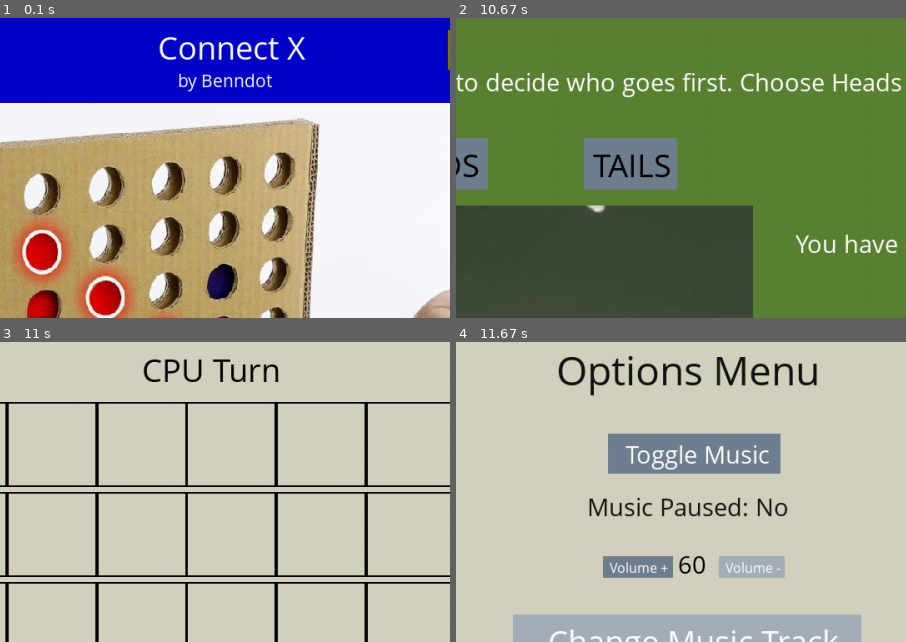
Above: before the commit, frames 1-4 (two rows, left to right).
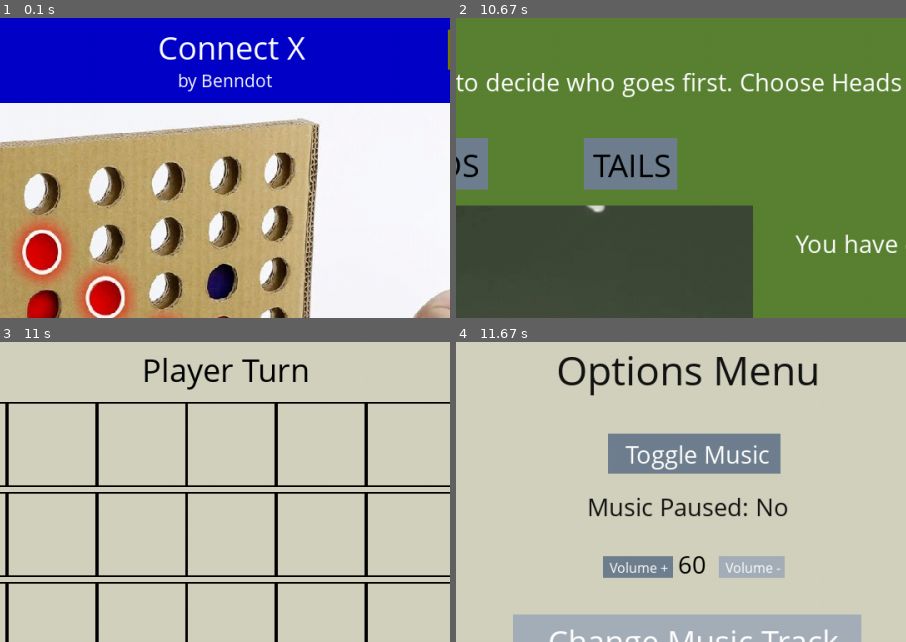
Above: after the commit, the same moments.

Repository: Benndot/Connect-X-Pygame
Game: pygame game, started from pygame_tictactoe.py
Same seed, same stepped clock (60 frames per second), same inputs: the game is played once before the commit and once after it.
Inputs (mouse positions are % of the whole screen's width and height, from its top left):
- Up to frame 1 (0.1 s): no input
- Up to frame 2 (10.67 s): click "Start" at 0.42 s; click "0. Play Game" at 0.77 s; press the mouse at (44, 57) at 1.03 s; move the mouse to (46, 49) at 1.13 s; release the mouse at (48, 41) at 1.27 s; click "4. Tic-Tac-Toe" at 1.43 s; click "HEADS" at 1.78 s; click "TAILS" at 3.77 s; move the mouse to (45, 25) at 5.23 s; click (45, 25) at 5.4 s; click (53, 84) at 10.57 s
- Up to frame 3 (11 s): no input
- Up to frame 4 (11.67 s): click "Options Menu" at 11.02 s; click "Volume +" at 11.37 s
The pictures show only the part of the screen within x 24-74%, y 0-50%; the shares and areas given below are measured in that part.

Frames 1-2 are identical in both runs. In frame 3, 1.5% of the frame differs, in the area x 31-69%, y 5-16%; in frame 4, nothing differs.

Commit message:
rearranged code, made tictactoe header dynamic
moved the code for the options section before the tictactoe game code. Made it so that the header in the actual tictactoe game screen starts off by listing the turn player as whoever won the coin flip.

Diff:
--- a/pygame_tictactoe.py
+++ b/pygame_tictactoe.py
@@ -36,7 +36,7 @@
             return fallback
 
 
-def object_save_value(file, obj):
+def obtain_save_value(file, obj):
     # Determines via the persistent data saved to shelve file what a given Stat object's saved value is
 
     # Maybe we could save custom game modes using this?
@@ -241,8 +241,8 @@
     board = current_mode.board  # The board of the active game format
     player_symbol: str = var_save_value(save_file, "player_symbol", "X")
     enemy_symbol: str = var_save_value(save_file, "enemy_symbol", "O")
-    session_counter = 0
-    priority = True
+    session_counter: int = 0
+    priority: bool = True
 
 
 active_game = connect4  # The active game format in use
@@ -279,15 +279,15 @@
 
 print("Initializing save data... ")
 
-wins.value = object_save_value(save_file, wins)
-losses.value = object_save_value(save_file, losses)
-ties.value = object_save_value(save_file, ties)
-
-ReplayManager.r1 = object_save_value(save_file, ReplayManager.r1)
-ReplayManager.r2 = object_save_value(save_file, ReplayManager.r2)
-ReplayManager.r3 = object_save_value(save_file, ReplayManager.r3)
-ReplayManager.r4 = object_save_value(save_file, ReplayManager.r4)
-ReplayManager.r5 = object_save_value(save_file, ReplayManager.r5)
+wins.value = obtain_save_value(save_file, wins)
+losses.value = obtain_save_value(save_file, losses)
+ties.value = obtain_save_value(save_file, ties)
+
+ReplayManager.r1 = obtain_save_value(save_file, ReplayManager.r1)
+ReplayManager.r2 = obtain_save_value(save_file, ReplayManager.r2)
+ReplayManager.r3 = obtain_save_value(save_file, ReplayManager.r3)
+ReplayManager.r4 = obtain_save_value(save_file, ReplayManager.r4)
+ReplayManager.r5 = obtain_save_value(save_file, ReplayManager.r5)
 
 # Initialize list after save data is potentially retrieved
 replay_list: list = [ReplayManager.r1, ReplayManager.r2, ReplayManager.r3, ReplayManager.r4, ReplayManager.r5]
@@ -296,17 +296,9 @@
 enemy_symbol: str = var_save_value(save_file, "enemy_symbol", "O")
 
 # Initialize the user-made custom mode, if it exists in the save file
-custom_mode = object_save_value(save_file, custom_mode)
+custom_mode = obtain_save_value(save_file, custom_mode)
 
 # When game mode win counters start being tracked, their "shelve" name will be obj.name.strip() (to remove spaces)
-
-# ----------------------------------------------------------------------------------------------------------------------
-# 7. Menu, game mode selection (and creation), and board display functions
-
-
-def display_board(game_board) -> None:
-    [print(index, row) for index, row in enumerate(game_board)]
-
 
 # ----------------------------------------------------------------------------------------------------------------------
 # 8. Menu, game mode selection (and creation), and board display functions
@@ -505,6 +497,7 @@
             result_text = "flipping..." if number_of_iterations < 3 else f"The result is... {coin_flip_result}!"
             create_onscreen_text(medium_font, white, result_text, game_screen.width * 0.62, game_screen.height / 2)
             win_loss_insert = "won" if player_call == coin_flip_result else "lost"
+            Game.priority = True if win_loss_insert == "won" else False
             win_loss_text = "" if number_of_iterations < 4 else f"You have {win_loss_insert} the coin toss!"
             create_onscreen_text(medium_font, white, win_loss_text, game_screen.width * 0.62, game_screen.height / 1.5)
             if number_of_iterations > 5:
@@ -593,6 +586,76 @@
 
         pygame.display.update()
         clock.tick(8)
+
+
+def options_menu():
+
+    title_text = large_font.render("Options Menu", True, blackish)
+
+    while True:
+        game_screen.screen.fill(thistle_green)
+        game_screen.screen.blit(title_text, ((game_screen.width - title_text.get_width()) / 2, 0))
+
+        music_button = create_text_button(medium_font, white, "Toggle Music", game_screen.width / 1.97,
+                                          game_screen.height / 6.5, lightgray, slategray, True)
+        if music_button:
+            music_object.music_toggle()
+
+        # Bool declaration
+        music_pause_declaration = "Yes" if music_object.music_paused else "No"
+        music_paused_text = medium_font.render(f"Music Paused: " + music_pause_declaration, True, blackish)
+        bool_text_x = (game_screen.width - music_paused_text.get_width()) / 2
+        bool_text_y = (game_screen.height - music_paused_text.get_height()) / 3.8
+        game_screen.screen.blit(music_paused_text, (bool_text_x, bool_text_y))
+
+        volume_height = game_screen.height / 2.8
+        volume_text = medium_font.render(f"{music_object.volume_level}", True, black)
+        volume_text_x = (game_screen.width / 2) - (volume_text.get_width() / 2) + 5
+        game_screen.screen.blit(volume_text, (volume_text_x, volume_height - 10))
+
+        volume_up_button = create_text_button(small_font, white, "Volume +", game_screen.width / 2.25,
+                                              volume_height, slategray, lightgray, True)
+
+        volume_down_button = create_text_button(small_font, white, "Volume -", game_screen.width / 1.75,
+                                                volume_height, slategray, lightgray, True)
+
+        if volume_up_button:
+            print("volume increased!")
+            music_object.change_music_volume(10)
+        if volume_down_button:
+            print("volume decreased!")
+            music_object.change_music_volume(-10)
+
+        if music_object.volume_level == 0:
+            muted_text = medium_font.render("(muted)", True, thunderbird_red)
+            game_screen.screen.blit(muted_text, (volume_text_x * .92, volume_height + 25))
+
+        music_changer = create_text_button(intermediate_font, white, "Change Music Track", game_screen.width / 2,
+                                           game_screen.height / 2.2, slategray, lightgray, True)
+
+        if music_changer:
+            print("Track change initiated")
+            music_object.cycle_track()
+
+        current_track_name = music_object.tracklist[music_object.current_track_index][6:-4] if \
+            music_object.current_track_index != 13 else "    ????????????????????"
+        current_track_text = sml_med_font.render(f'Current Track: ' + current_track_name, True, blackish)
+        game_screen.screen.blit(current_track_text, (game_screen.width / 6, game_screen.height / 1.6))
+
+        # Return to start menu button
+        return_button = create_text_button(medium_font, white, "Return To Start", game_screen.width / 2,
+                                           game_screen.height / 1.25, slategray, lightgray, True)
+
+        if return_button:
+            title_screen()
+
+        for evnt in pygame.event.get():
+            if evnt.type == pygame.QUIT:
+                pygame.quit()
+                sys.exit()
+
+        pygame.display.update()
+        clock.tick(15)
 
 
 # ----------------------------------------------------------------------------------------------------------------------
@@ -655,13 +718,11 @@
 
 def connect_game():
 
-    player_turn = False
-
     while True:
 
         game_screen.screen.fill(thistle_green)
 
-        create_onscreen_text(intermediate_font, black, "Player Turn" if player_turn else "CPU Turn",
+        create_onscreen_text(intermediate_font, black, "Player Turn" if Game.priority else "CPU Turn",
                              game_screen.width / 2.5, game_screen.height * 0.01)
 
         # Establishing the user inputs for text and indexes and the border boxes that will surround them
@@ -713,66 +774,11 @@
 # ----------------------------------------------------------------------------------------------------------------------
 
 
-def options_menu():
-
-    title_text = large_font.render("Options Menu", True, blackish)
-
-    while True:
-        game_screen.screen.fill(thistle_green)
-        game_screen.screen.blit(title_text, ((game_screen.width - title_text.get_width()) / 2, 0))
-
-        music_button = create_text_button(medium_font, white, "Toggle Music", game_screen.width / 1.97,
-                                          game_screen.height / 6.5, lightgray, slategray, True)
-        if music_button:
-            music_object.music_toggle()
-
-        # Bool declaration
-        music_pause_declaration = "Yes" if music_object.music_paused else "No"
-        music_paused_text = medium_font.render(f"Music Paused: " + music_pause_declaration, True, blackish)
-        bool_text_x = (game_screen.width - music_paused_text.get_width()) / 2
-        bool_text_y = (game_screen.height - music_paused_text.get_height()) / 3.8
-        game_screen.screen.blit(music_paused_text, (bool_text_x, bool_text_y))
-
-        volume_height = game_screen.height / 2.8
-        volume_text = medium_font.render(f"{music_object.volume_level}", True, black)
-        volume_text_x = (game_screen.width / 2) - (volume_text.get_width() / 2) + 5
-        game_screen.screen.blit(volume_text, (volume_text_x, volume_height - 10))
-
-        volume_up_button = create_text_button(small_font, white, "Volume +", game_screen.width / 2.25,
-                                              volume_height, slategray, lightgray, True)
-
-        volume_down_button = create_text_button(small_font, white, "Volume -", game_screen.width / 1.75,
-                                                volume_height, slategray, lightgray, True)
-
-        if volume_up_button:
-            print("volume increased!")
-            music_object.change_music_volume(10)
-        if volume_down_button:
-            print("volume decreased!")
-            music_object.change_music_volume(-10)
-
-        if music_object.volume_level == 0:
-            muted_text = medium_font.render("(muted)", True, thunderbird_red)
-            game_screen.screen.blit(muted_text, (volume_text_x * .92, volume_height + 25))
-
-        music_changer = create_text_button(intermediate_font, white, "Change Music Track", game_screen.width / 2,
-                                           game_screen.height / 2.2, slategray, lightgray, True)
-
-        if music_changer:
-            print("Track change initiated")
-            music_object.cycle_track()
-
-        current_track_name = music_object.tracklist[music_object.current_track_index][6:-4] if \
-            music_object.current_track_index != 13 else "    ????????????????????"
-        current_track_text = sml_med_font.render(f'Current Track: ' + current_track_name, True, blackish)
-        game_screen.screen.blit(current_track_text, (game_screen.width / 6, game_screen.height / 1.6))
-
-        # Return to start menu button
-        return_button = create_text_button(medium_font, white, "Return To Start", game_screen.width / 2,
-                                           game_screen.height / 1.25, slategray, lightgray, True)
-
-        if return_button:
-            title_screen()
+def main():
+
+    while True:
+
+        title_screen()
 
         for evnt in pygame.event.get():
             if evnt.type == pygame.QUIT:
@@ -783,21 +789,6 @@
         clock.tick(15)
 
 
-def main():
-
-    while True:
-
-        title_screen()
-
-        for evnt in pygame.event.get():
-            if evnt.type == pygame.QUIT:
-                pygame.quit()
-                sys.exit()
-
-        pygame.display.update()
-        clock.tick(15)
-
-
 if __name__ == "__main__":
     print("------------------------------------------------------------------------------")
     main()
